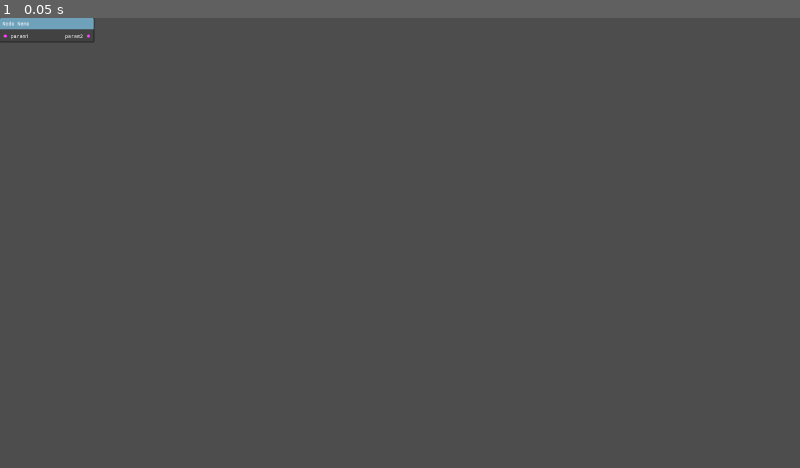
Above: before the commit, frame 1.
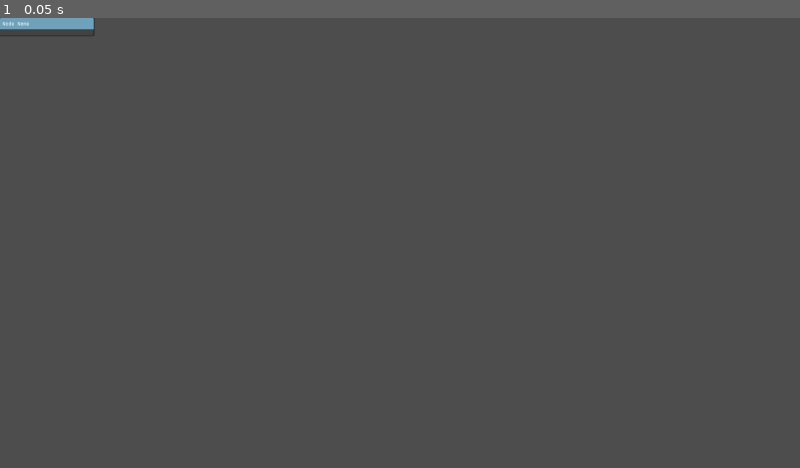
Above: after the commit, the same moment.

Repository: JackShort/vscripting
Game: Godot game, scene res://GraphNode.tscn
Same seed, same stepped clock (60 frames per second), same inputs: the game is played once before the commit and once after it. This scene is started directly instead of the project's main scene.
Inputs:
- Up to frame 1 (0.05 s): no input

The runs differ from the first frame. In frame 1, less than 0.1% of the frame differs, in the area x 0-12%, y 3-6%.

Commit message:
setting up params

Diff:
--- a/ActionContainerHandler.gd
+++ b/ActionContainerHandler.gd
@@ -9,8 +9,13 @@
 
 func _on_button_down():
     var sig = runner_dropdown.get_item_text((runner_dropdown.selected))
-    if Global.graph.graph_dict.has(sig):
+    while Global.graph.graph_dict.has(sig) and Global.graph.graph_dict[sig].has("exec"):
         Global.graph.graph_dict[sig]["exec"].call()
+
+        if Global.graph.graph_dict[sig].has("next"):
+            sig = Global.graph.graph_dict[sig]["next"]
+        else:
+            break
 
 func refresh_runner():
     runner_dropdown.clear()
--- a/Global.gd
+++ b/Global.gd
@@ -24,5 +24,6 @@
 func add_function_to_node_list(function_name: String):
     var graph_node_data = graph_node_data_scene.instantiate()
     graph_node_data.name = function_name
+    graph_node_data.is_executable = false
     graph_node_list.add_child(graph_node_data)
     added_function.emit()
--- a/GraphNode.gd
+++ b/GraphNode.gd
@@ -29,6 +29,16 @@
 
 func init(graph_node_data: GraphNodeData):
     node_name_label.text = graph_node_data.name
+    if graph_node_data.is_executable:
+        add_parameter("Exec", false, true)
+    if graph_node_data.can_execute:
+        add_parameter("Exec", true, true)
+
+    for i in graph_node_data.inputs:
+        add_parameter(i)
+
+    for i in graph_node_data.outputs:
+        add_parameter(i, true)
 
 func _ready():
     for child in input_container.get_children():
@@ -41,9 +51,6 @@
 
     mouse_entered.connect(func(): _on_mouse_entered())
     mouse_exited.connect(func(): _mouse_entered = false)
-
-    add_parameter("param1")
-    add_parameter("param2", true)
 
 func _physics_process(_delta):
     if _dragging:
@@ -71,14 +78,14 @@
 func _on_mouse_entered():
     _mouse_entered = true
 
-func add_parameter(param_name: String, output = false):
+func add_parameter(param_name: String, output = false, is_exec = false):
     var param = graph_node_parameter.instantiate()
 
     if output:
         output_container.add_child(param)
         param.move_child(param.get_children()[1], 0)
         param.alignment = 2
-        param.init(param_name)
+        param.init(param_name, is_exec)
     else:
         input_container.add_child(param)
-        param.init(param_name)
+        param.init(param_name, is_exec)
--- a/GraphNodeData.gd
+++ b/GraphNodeData.gd
@@ -1,7 +1,10 @@
 extends Node
 class_name GraphNodeData
 
-var executable := true
+@export var is_executable := true
+@export var can_execute := true
+@export var inputs: Array[String] = []
+@export var outputs: Array[String] = []
 
 func exec():
     print("normal functino")
--- a/GraphNodeList.tscn
+++ b/GraphNodeList.tscn
@@ -11,3 +11,5 @@
 [node name="bool" parent="." instance=ExtResource("2_dqge7")]
 
 [node name="add" parent="." instance=ExtResource("2_dqge7")]
+inputs = Array[String](["a", "b"])
+outputs = Array[String](["sum"])
--- a/GraphNodeParameter.gd
+++ b/GraphNodeParameter.gd
@@ -7,14 +7,19 @@
 var _dragging := false
 var line_segment: ParamConnector = null
 var _hovering := false
+var is_exec := false
 
 func _input(event):
     if event is InputEventMouseButton and event.is_released() and _hovering and Global.graph.dragged_param:
         if event.button_index == MOUSE_BUTTON_LEFT:
             Global.graph.dragged_param.line_segment.attach_param(self, true)
 
-func init(text: String):
+func init(text: String, _is_exec = false):
     label.text = text
+    is_exec = _is_exec
+
+    if is_exec:
+        parameter_button.modulate = Color.WHITE
 
 func _ready():
     parameter_button.button_down.connect(_on_button_down)
